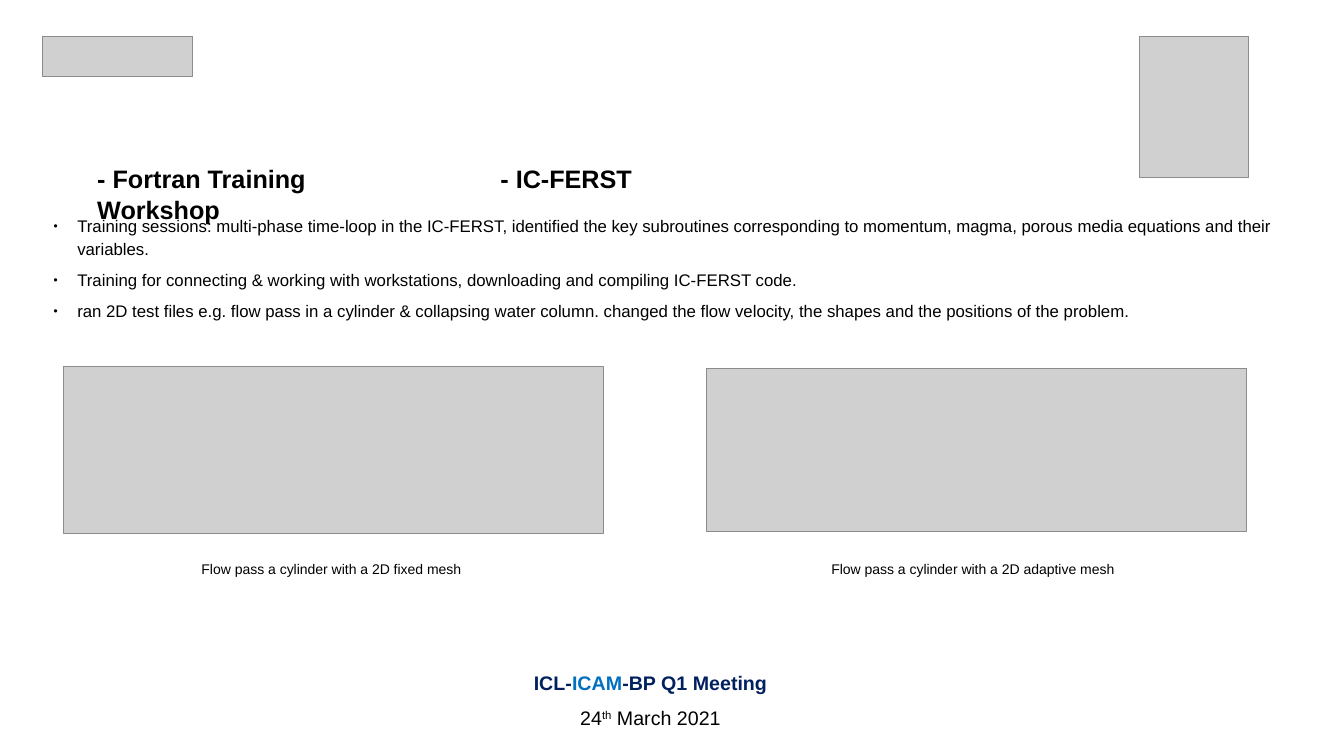
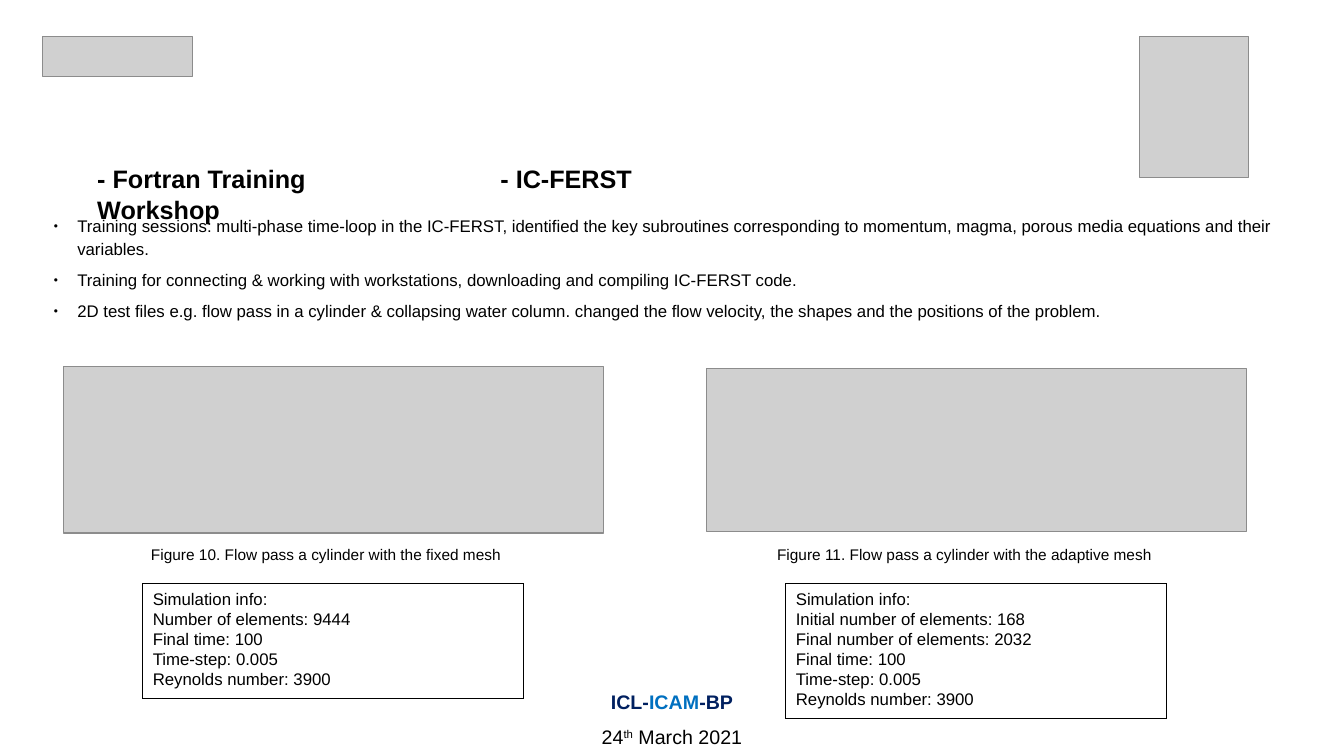
Before and after one commit to Amin-Nadimy/Wave-Equation, a slide deck: slide 7 of BP/BP-ICAM 24 Mar 2021.pptx (slide 4 before the commit). Drawn at 1344x756 pixels with LibreOffice and Linux fonts; fonts in the diff are those of the drawing; grey boxes stand for pictures. Boxes give left, top, right and bottom in pixels: in the first picture for what was removed or moved away, otherwise in the second. Text is boxed around its words. In the diff, an @@ line names an element or a change of style, - is before the commit and + after.

```diff
--- a/BP/BP-ICAM 24 Mar 2021.pptx
+++ b/BP/BP-ICAM 24 Mar 2021.pptx
@@ text at (77, 305, 1100, 321): text changed @@
-● ran 2D test files e.g. flow pass in a cylinder & collapsing water column. changed the flow velocity, the shapes and the positions of the problem.
+● 2D test files e.g. flow pass in a cylinder & collapsing water column. changed the flow velocity, the shapes and the positions of the problem.
@@ text at (151, 549, 501, 563): text changed; size 10 to 11 pt @@
-Flow pass a cylinder with a 2D fixed mesh
+Figure 10. Flow pass a cylinder with the fixed mesh
@@ text at (777, 549, 1152, 563): text changed; size 10 to 11 pt @@
-Flow pass a cylinder with a 2D adaptive mesh
+Figure 11. Flow pass a cylinder with the adaptive mesh
@@ rectangle added at (143, 584, 524, 699), outline #000000 0.75 pt, 12 pt, text #000000 @@
+Simulation info:
+Number of elements: 9444
+Final time: 100
+Time-step: 0.005
+Reynolds number: 3900
@@ rectangle added at (786, 584, 1168, 719), outline #000000 0.75 pt, 12 pt, text #000000 @@
+Simulation info:
+Initial number of elements: 168
+Final number of elements: 2032
+Final time: 100
+Time-step: 0.005
+Reynolds number: 3900
@@ text "ICL-ICAM-BP": place and size @@
-text "ICL-ICAM-BP" at (534, 675, 767, 726)
+text "ICL-ICAM-BP" at (611, 695, 742, 745)
@@ text at (611, 695, 733, 710): text changed @@
-ICL-ICAM-BP Q1 Meeting
+ICL-ICAM-BP
```
Also in this commit, not shown: 7 other slides changed, 2 slides added, 4 other files.
